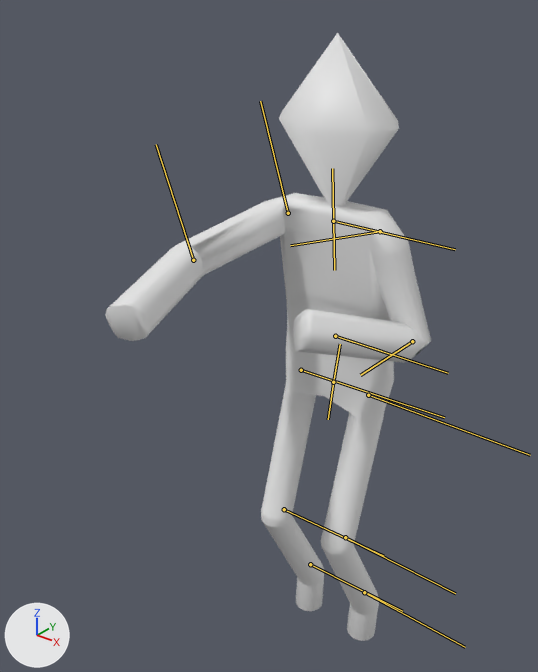
What one commit did to the FBX model ActionGame/Resources/Model/Enemy/Mokuzin/Mokuzin_02.fbx.
Camera for both pictures: a 50 mm lens placed at (6.32, -9.75, 9.09), pointed at (-0.92, -0.7, 3.48). Arrows for +X, +Y and +Z are at lower left; the lights stay in place. Both versions are drawn at frame 33 of the action 'アーマチュア|Attack'; the numbers are the values there. The bones that bend it are drawn over the model as lines.

The first picture shows 'Body'.
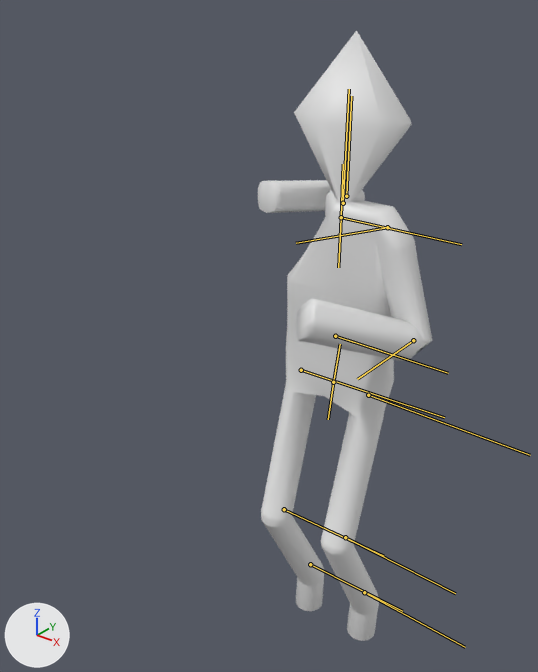
What differs and where, as boxes [x1, y1, x2, y2] in the pictures (538 x 672 px):
'Body', posed (46% narrower): before [105, 33, 431, 641]; after [258, 30, 433, 641]
bone 'Bone_R', root to tip: before (333, 221) to (332, 168); after (341, 217) to (343, 164)
bone 'Bone_R.001', root to tip: before (288, 213) to (260, 101); after (343, 203) to (349, 89)
bone 'Bone_R.002', root to tip: before (193, 260) to (156, 144); after (346, 196) to (351, 96)

The change, as a diff of the scene's bpy script:
```diff
--- a/ActionGame/Resources/Model/Enemy/Mokuzin/Mokuzin_02.fbx.py
+++ b/ActionGame/Resources/Model/Enemy/Mokuzin/Mokuzin_02.fbx.py
@@ bone_bone @@
 bone_bone = bpy.data.objects['アーマチュア'].pose.bones['Bone']  # child of 'Master'
-bone_bone.rotation_quaternion = (0.999, 0.0, 0.05, 0.0)  # degrees (0, 6, 0)
+bone_bone.rotation_quaternion = (1.0, 0.0, 0.0, 0.0)  # degrees (0, 0, 0)
@@ bone_bone_r @@
 bone_bone_r = bpy.data.objects['アーマチュア'].pose.bones['Bone_R']  # child of 'Bone'
-bone_bone_r.rotation_quaternion = (0.999, 0.0, 0.04, 0.0)  # degrees (0, 5, 0)
+bone_bone_r.rotation_quaternion = (0.87, 0.0, -0.492, 0.0)  # degrees (0, -59, 0)
@@ bone_bone_r_001 @@
 bone_bone_r_001 = bpy.data.objects['アーマチュア'].pose.bones['Bone_R.001']  # child of 'Bone_R'
-bone_bone_r_001.rotation_quaternion = (0.822, 0.0, 0.562, 0.089)  # degrees (15, 68, 23)
+bone_bone_r_001.rotation_quaternion = (0.995, 0.0, 0.0, 0.1)  # degrees (0, 0, 11)
@@ bone_bone_r_002 @@
 bone_bone_r_002 = bpy.data.objects['アーマチュア'].pose.bones['Bone_R.002']  # child of 'Bone_R.001'
-bone_bone_r_002.rotation_quaternion = (0.964, 0.0, 0.267, 0.0)  # degrees (0, 31, 0)
+bone_bone_r_002.rotation_quaternion = (0.398, 0.0, 0.917, 0.0)  # degrees (0, 133, 0)
```
